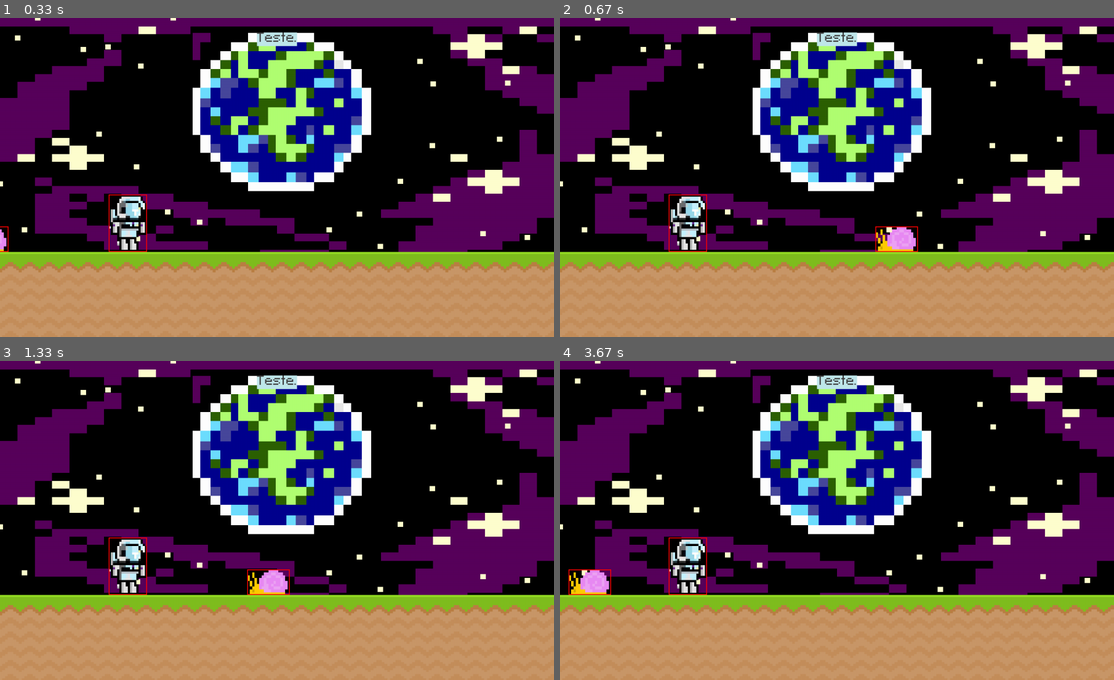
Above: before the commit, frames 1-4 (two rows, left to right).
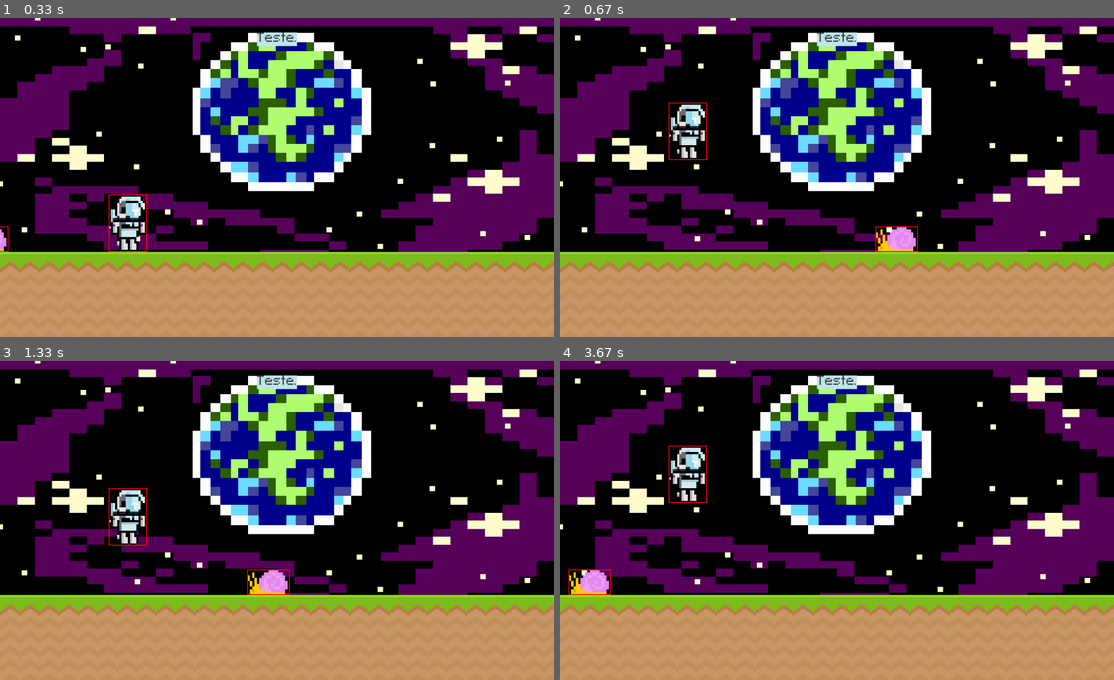
Above: after the commit, the same moments.

Repository: Guiabg/Pygame
Game: pygame game, started from Pygame-main/Game/sambanalua.py
Two runs of this game, one before a commit and one after it. Both use one fixed random seed, a clock stepped at 60 frames per second and the inputs below.
Inputs (mouse positions are in pixels of both pictures, inside the frame that each line leads up to):
- Up to frame 1 (0.33 s): no input
- Up to frame 2 (0.67 s): press the mouse at (687, 222) at 0.37 s; move the mouse to (748, 155) at 0.47 s; release the mouse at (814, 91) at 0.6 s
- Up to frame 3 (1.33 s): no input
- Up to frame 4 (3.67 s): tap Space at 1.67, 2.57, 2.87 s

Frame 1 is identical in both runs. In frame 2, 1.7% of the frame differs, in the area x 19-27%, y 26-74%; in frame 3, 1.6%; in frame 4, 1.7%.

Commit message:
Gravidade e controles do player

Diff:
--- a/Pygame-main/Game/sambanalua.py
+++ b/Pygame-main/Game/sambanalua.py
@@ -31,18 +31,26 @@
 snail_rect = snail_big.get_rect(bottomright = (100,550))
 astro_rect = astro_big.get_rect(midbottom = (300,550))
 
+#Gravidade
+astro_grav = 0
+
 #LOOP para manter tudo funcionando.
 while True:
     for event in pygame.event.get():
         if event.type == pygame.QUIT:
             pygame.quit()
             exit()
-        """if event.type == pygame.MOUSEMOTION:  Para checar os botões do mouse no jogo.
-            print(event.pos)
         if event.type == pygame.MOUSEBUTTONDOWN:
+            if astro_rect.collidepoint(event.pos) and astro_rect.bottom >=550:
+                astro_grav = -17
+        '''if event.type == pygame.MOUSEBUTTONDOWN:
             print('Mouse down')
         if event.type == pygame.MOUSEBUTTONUP:
-            print('Mouse up')"""
+            print('Mouse up')'''
+        #Controles
+        if event.type == pygame.KEYDOWN:
+            if event.key == pygame.K_SPACE and astro_rect.bottom >=550:
+                astro_grav = -17
 
     #Camadas
     screen.blit(space_big,(0,0))
@@ -51,6 +59,7 @@
     pygame.draw.rect(screen, '#c0e8ec', score_rect,10)
     #pygame.draw.ellipse(screen, 'Brown', pygame.Rect(50,200,100,100)) - Para criar círculos ou elípses.
     #pygame.draw.line(screen, 'Gold', (0,0), pygame.mouse.get_pos(), 10) - para uma linha apontar para a posição do mouse
+
     screen.blit(text_score_surf,(score_rect))
     """snail_x_pos-=4
     if snail_x_pos <-100: snail_x_pos = 800"""
@@ -61,7 +70,17 @@
     # print(player_rectangle.left) para ver a posição da linha de certo lado do retângulo.
     # player_rectangle.left +=1 irá mover o personagem para a esquerda da tela.
 
+    #Astronauta
+    astro_grav +=0.5
+    astro_rect.y += astro_grav
+    if astro_rect.bottom >=550:
+        astro_rect.bottom = 550
     screen.blit(astro_big, astro_rect)
+
+    #Controles
+    '''keys = pygame.key.get_pressed()
+    if keys[pygame.K_SPACE]:
+        print('Jump')'''
 
     #Teste de colisão
     # print(player_rectangle.colliderect(snail_rectangle)) para checar colisão entre dois objetos.
